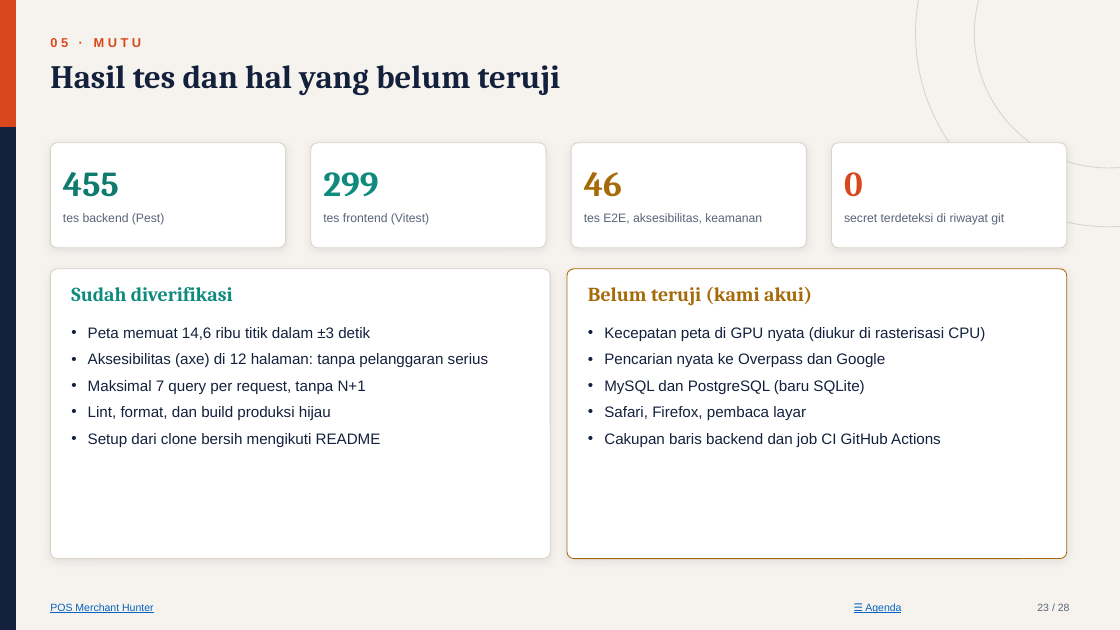
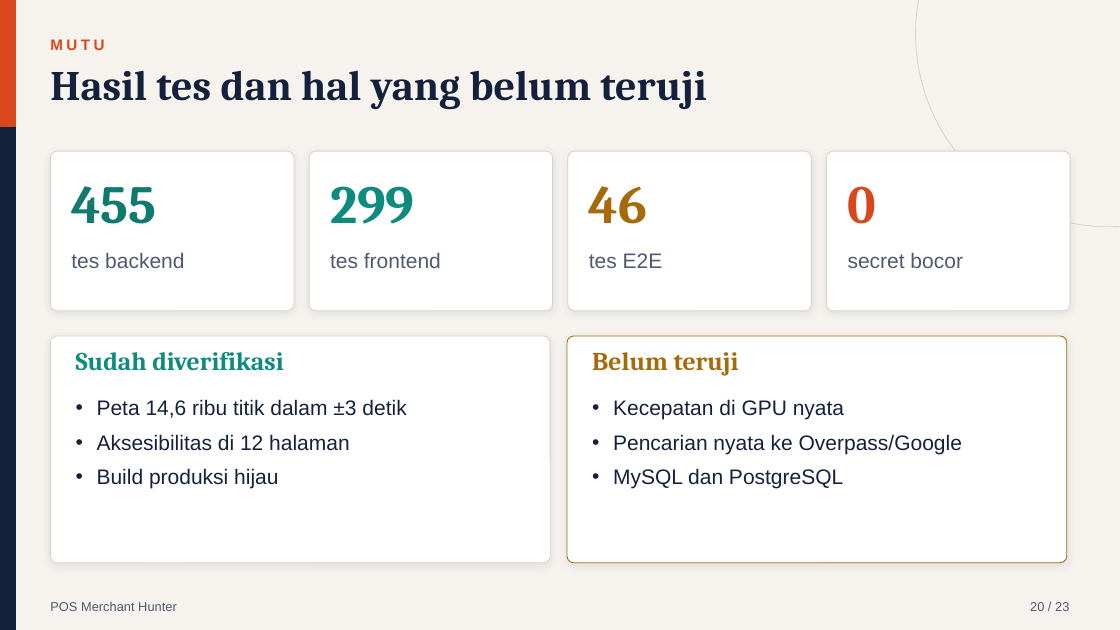
Before and after one commit to ziancuk/merchant-hunter, a slide deck: slide 20 of POS-Merchant-Hunter_Presentasi-Manajemen.pptx (slide 23 before the commit). Drawn at 1120x630 pixels with LibreOffice and Linux fonts; fonts in the diff are those of the drawing. Boxes give left, top, right and bottom in pixels: in the first picture for what was removed or moved away, otherwise in the second. Text is boxed around its words. In the diff, an @@ line names an element or a change of style, - is before the commit and + after.

```diff
--- a/POS-Merchant-Hunter_Presentasi-Manajemen.pptx
+++ b/POS-Merchant-Hunter_Presentasi-Manajemen.pptx
@@ ellipse removed at (975,0,1120,168) @@
@@ text "Hasil tes dan hal yang ..." at (50,70,706,110): size 28 to 36 pt @@
@@ text at (50,39,104,50): text changed; size 11 to 13 pt @@
-05 · MUTU
+MUTU
@@ proportions changed in 6 elements at (50,336,550,563), (567,336,1067,563), (568,151,812,311), (827,151,1070,311), (309,151,553,311), (50,151,294,311) @@
@@ rounded rectangle: place and size @@
-rounded rectangle at (50,143,286,248)
+rounded rectangle at (50,151,294,311)
@@ size 30 to 46 pt in 4 elements at (589,186,648,224), (848,186,877,224), (330,186,414,224), (71,186,156,224) @@
@@ text "455": place and size @@
-text "455" at (63,172,119,197)
+text "455" at (71,186,156,224)
@@ rounded rectangle: place and size @@
-rounded rectangle at (311,143,546,248)
+rounded rectangle at (309,151,553,311)
@@ text "299": place and size @@
-text "299" at (323,172,378,197)
+text "299" at (330,186,414,224)
@@ rounded rectangle: place and size @@
-rounded rectangle at (571,143,807,248)
+rounded rectangle at (568,151,812,311)
@@ text "46": place and size @@
-text "46" at (584,172,622,197)
+text "46" at (589,186,648,224)
@@ rounded rectangle: place and size @@
-rounded rectangle at (832,143,1067,248)
+rounded rectangle at (827,151,1070,311)
@@ text "0": place and size @@
-text "0" at (844,172,863,197)
+text "0" at (848,186,877,224)
@@ text removed at (844,213,1004,225) @@
-secret terdeteksi di riwayat git
@@ text at (71,253,184,268): text changed; size 10.5 to 18 pt; text colour #5A6478 to #4F5A70 @@
-tes backend (Pest)
+tes backend
@@ text at (330,253,441,268): text changed; size 10.5 to 18 pt; text colour #5A6478 to #4F5A70 @@
-tes frontend (Vitest)
+tes frontend
@@ text at (589,253,663,268): text changed; size 10.5 to 18 pt; text colour #5A6478 to #4F5A70 @@
-tes E2E, aksesibilitas, keamanan
+tes E2E
@@ text added at (848,253,963,268), 18 pt, text #4F5A70 @@
+secret bocor
@@ rounded rectangle: place and size @@
-rounded rectangle at (50,269,550,559)
+rounded rectangle at (50,336,550,563)
@@ text "Sudah diverifikasi": place and size @@
-text "Sudah diverifikasi" at (71,287,233,301)
+text "Sudah diverifikasi" at (76,352,283,371)
@@ text "Sudah diverifikasi" at (76,352,283,371): size 17 to 22 pt; vertical alignment middle to top @@
@@ rounded rectangle: place and size @@
-rounded rectangle at (567,269,1067,559)
+rounded rectangle at (567,336,1067,563)
@@ text at (592,352,739,375): text changed; size 17 to 22 pt @@
-Belum teruji (kami akui)
+Belum teruji
@@ text "Belum teruji" at (592,352,739,375): vertical alignment middle to top @@
@@ text at (97,399,406,489): text changed; size 13 to 18 pt @@
-• Peta memuat 14,6 ribu titik dalam ±3 detik
-• Aksesibilitas (axe) di 12 halaman: tanpa pelanggaran serius
-• Maksimal 7 query per request, tanpa N+1
-• Lint, format, dan build produksi hijau
-• Setup dari clone bersih mengikuti README
+• Peta 14,6 ribu titik dalam ±3 detik
+• Aksesibilitas di 12 halaman
+• Build produksi hijau
@@ text at (613,399,962,489): text changed; size 13 to 18 pt @@
-• Kecepatan peta di GPU nyata (diukur di rasterisasi CPU)
-• Pencarian nyata ke Overpass dan Google
-• MySQL dan PostgreSQL (baru SQLite)
-• Safari, Firefox, pembaca layar
-• Cakupan baris backend dan job CI GitHub Actions
+• Kecepatan di GPU nyata
+• Pencarian nyata ke Overpass/Google
+• MySQL dan PostgreSQL
@@ text "POS Merchant Hunter" at (50,602,177,611): size 9 to 11 pt, text colour #0563C1 to #4F5A70, underline off @@
@@ text removed at (865,603,901,613) @@
-☰ Agenda
@@ text at (1030,602,1069,611): text changed; size 9 to 11 pt; text colour #5A6478 to #4F5A70 @@
-23 / 28
+20 / 23
```
Also in this commit, not shown: 16 other slides changed, 6 slides added, 11 slides removed, 2 other files.
